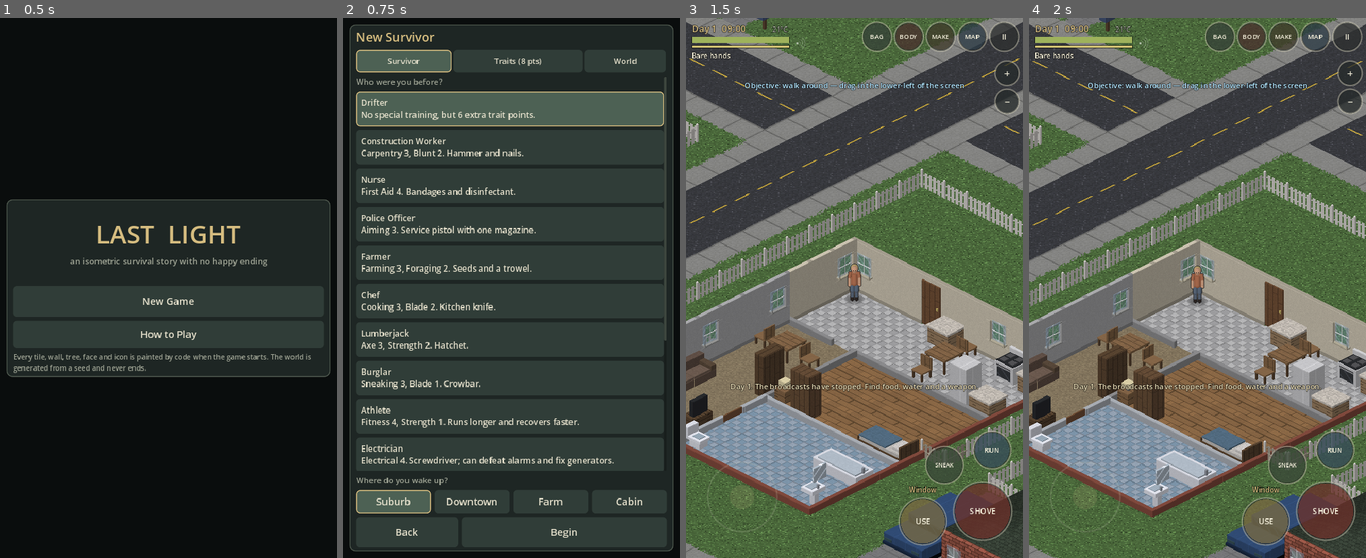
Above: before the commit, frames 1-4 (left to right).
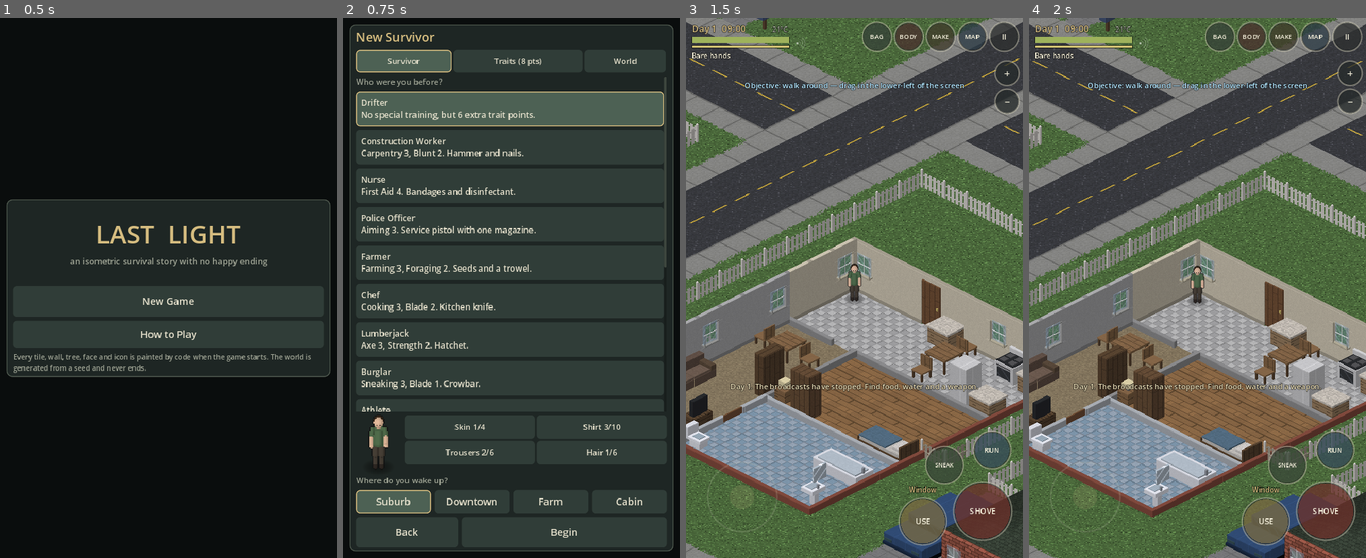
Above: after the commit, the same moments.

Repository: kalashgit/last-light-godot
Game: Godot game, scene res://main.tscn
The game is run twice, just before and just after one commit, with the same random seed, the same clock (stepped at 60 frames per second) and the same inputs.
Inputs:
- Up to frame 1 (0.5 s): no input
- Up to frame 2 (0.75 s): click "New Game" at 0.5 s
- Up to frame 3 (1.5 s): click "Begin" at 1.25 s
- Up to frame 4 (2 s): no input

Frame 1 is identical in both runs. In frame 2, 1.7% of the frame differs, in the area x 5-96%, y 46-84%; in frame 3, 0.2%; in frame 4, 0.2%.

Commit message:
Radio broadcasts, appearance editor, mechanics documentation
- A battery radio picks up an automated broadcast (weather, grid status,
  flyover warnings)
- Survivor creation: skin / shirt / trousers / hair with a live preview drawn
  from the procedural character layers
- docs/MECHANICS.md maps each reference topic to its implementation and test
- Second checkpoint report, refreshed test log and screenshots

Co-Authored-By: Claude Fable 5.2 <noreply@anthropic.com>
Claude-Session: https://claude.ai/code/session_01C8bxoNijB8ZzuhSrMZZapV

Diff:
--- a/scripts/data/traits.gd
+++ b/scripts/data/traits.gd
@@ -21,7 +21,7 @@
 	_t("iron_gut", "Iron Stomach", 1, "Bad food and bad water rarely make you ill.", {"sick_food": 0.35}, ["weak_gut"])
 	_t("light_eater", "Small Appetite", 2, "Hunger builds 25% slower.", {"hunger": 0.75}, ["big_eater"])
 	_t("camel", "Slow to Thirst", 2, "Thirst builds 25% slower.", {"thirst": 0.75}, ["thirsty"])
-	_t("wakeful", "Light Sleeper's Stamina", 2, "You tire slowly and need less sleep.", {"fatigue": 0.75}, ["sleepy"])
+	_t("wakeful", "Tireless", 2, "You tire slowly and need less sleep.", {"fatigue": 0.75}, ["sleepy"])
 	_t("brave", "Steady Nerves", 3, "Panic builds at half the rate.", {"panic": 0.5}, ["coward"])
 	_t("organized", "Organised", 2, "Carry 3 kg more.", {"cap": 3.0}, ["messy"])
 	_t("deft", "Deft Hands", 2, "Timed actions take 20% less time.", {"action": 0.8}, ["thumbs"])
--- a/scripts/main.gd
+++ b/scripts/main.gd
@@ -182,13 +182,15 @@
 	if sim.dead:
 		panels.open("death")
 
-func new_game(world_seed: int, occupation: String, opts: Dictionary, trait_list: Array = [], start_kind: String = "house") -> void:
+func new_game(world_seed: int, occupation: String, opts: Dictionary, trait_list: Array = [], start_kind: String = "house", look: Array = []) -> void:
 	SaveGame.delete(SLOT)
 	var s := Sim.new(world_seed)
 	for k in opts.keys():
 		s.settings[k] = opts[k]
 	s.world.store_loader = SaveGame.loader(SLOT)
 	s.new_game(occupation, trait_list, start_kind)
+	if look.size() == 4:
+		s.player.look = look
 	_start(s)
 	save_now()
 	_hints = [
--- a/scripts/sim/sim.gd
+++ b/scripts/sim/sim.gd
@@ -338,6 +338,31 @@
 			if guide_i >= GUIDE.size():
 				guide_i = -1
 				say("You know the basics now. Stay quiet, stay fed, stay alive.", Color(0.6, 0.9, 0.6))
+
+## what a battery radio picks up: the automated emergency loop
+func radio_report() -> void:
+	if underground():
+		say("Nothing but static down here.", Color(0.8, 0.8, 0.7))
+		return
+	var col := Color(0.75, 0.85, 0.95)
+	var wx: String = "clear skies"
+	if float(weather["rain"]) > 0.3: wx = "heavy rain"
+	elif float(weather["cloud"]) > 0.65: wx = "overcast, rain likely"
+	elif float(weather["fog"]) > 0.2: wx = "fog"
+	say("\"…automated emergency broadcast. Conditions: %s, %d degrees.\"" % [wx, int(round(float(weather["temp"])))], col)
+	if hour < power_off_h:
+		var days: float = (power_off_h - hour) / 24.0
+		if days < 3.0:
+			say("\"Grid operators report critical staffing. Expect power loss within days.\"", col)
+		else:
+			say("\"Utilities remain in service. Conserve water and fuel.\"", col)
+	else:
+		say("\"…this station is running on reserve power…\"", col)
+	if fly_active:
+		say("\"Air units are sweeping your sector now. Stay indoors.\"", Color(1.0, 0.75, 0.5))
+	elif fly_next_h - hour < 30.0 and fly_next_h - hour > 0.0:
+		say("\"Aerial survey flights are scheduled for this area within the day.\"", Color(1.0, 0.75, 0.5))
+	noise(player.pos, 5.0)
 
 func guide_text() -> String:
 	if guide_i < 0 or guide_i >= GUIDE.size():
--- a/scripts/ui/panels.gd
+++ b/scripts/ui/panels.gd
@@ -29,6 +29,7 @@
 var _ng_tab := "who"
 var _ng_traits: Array = []
 var _ng_start := 0
+var _ng_look: Array = [0, 2, 1, 0]
 var _ng_sand := {"zombies": 1, "zspeed": 1, "respawn": 1, "infection": 0, "loot": 1, "day": 1, "util": 1, "season": 0,
 	"flyover": 1, "meta": 1, "growth": 1, "dark": 1, "xp": 1, "kit": 0, "guide": 1}
 var _confirm_new := false
@@ -244,6 +245,32 @@
 				b.add_theme_stylebox_override("normal", UiKit._box(UiKit.BTN_HI, 8, UiKit.ACCENT))
 			vb.add_child(b)
 		body.add_child(UiKit.scroll(vb))
+		# appearance: a live preview painted from the same procedural layers the game uses
+		var ap := HBoxContainer.new()
+		var holder := Control.new()
+		holder.custom_minimum_size = Vector2(96, 118)
+		var pv := EntityView.new()
+		pv.look = _ng_look
+		pv.position = Vector2(48, 108)
+		pv.scale = Vector2(2.2, 2.2)
+		pv.texture_filter = CanvasItem.TEXTURE_FILTER_NEAREST
+		pv.set_frame("s_idle", 0.0, 0, -1.0, 0, 0.0)
+		holder.add_child(pv)
+		ap.add_child(holder)
+		var grid := GridContainer.new()
+		grid.columns = 2
+		grid.size_flags_horizontal = Control.SIZE_EXPAND_FILL
+		var parts: Array = [["Skin", 0, 4], ["Shirt", 1, 10], ["Trousers", 2, 6], ["Hair", 3, 6]]
+		for part in parts:
+			var slot: int = part[1]
+			var count: int = part[2]
+			var ab: Button = UiKit.button("%s %d/%d" % [part[0], int(_ng_look[slot]) + 1, count], func():
+				_ng_look[slot] = (int(_ng_look[slot]) + 1) % count
+				rebuild(), 50)
+			ab.add_theme_font_size_override("font_size", 17)
+			grid.add_child(ab)
+		ap.add_child(grid)
+		body.add_child(ap)
 		_choice("Where do you wake up?", ["Suburb", "Downtown", "Farm", "Cabin"], _ng_start, func(i):
 			_ng_start = i
 			rebuild())
@@ -332,7 +359,7 @@
 			"util": int(S2["util"]), "season": int(S2["season"]), "flyover": int(S2["flyover"]), "meta": int(S2["meta"]) == 1,
 			"growth": [0.0, 1.0, 3.0][int(S2["growth"])], "dark": [0.6, 1.0, 1.35][int(S2["dark"])], "xp": [0.5, 1.0, 2.0][int(S2["xp"])],
 			"kit": int(S2["kit"]) == 1, "guide": int(S2["guide"]) == 1,
-		}, _ng_traits.duplicate(), ["house", "downtown", "farm", "cabin"][_ng_start]), 64)
+		}, _ng_traits.duplicate(), ["house", "downtown", "farm", "cabin"][_ng_start], _ng_look.duplicate()), 64)
 	go.size_flags_stretch_ratio = 2.0
 	hb2.add_child(go)
 	body.add_child(hb2)
@@ -508,6 +535,10 @@
 		opts.append(["Turn off" if p.light_on else "Turn on", func():
 			main.hud.toggle_light()
 			rebuild()])
+	if d.has("radio"):
+		opts.append(["Listen to the emergency band", func():
+			close()
+			sim.radio_report()])
 	if d.has("noise_maker"):
 		opts.append(["Set off and drop (lures the infected)", func():
 			var one: Dictionary = Inv.split(p.inv, it, 1)
--- a/tests/godot/test_mechanics.gd
+++ b/tests/godot/test_mechanics.gd
@@ -306,6 +306,9 @@
 	ok(s3.log.size() > logn, "distant events are reported: \"%s\"" % s3.log[s3.log.size() - 1][0])
 	ok(Sim.compass(Vector2.ZERO, Vector2(-1, -1)) == "north" and Sim.compass(Vector2.ZERO, Vector2(1, -1)) == "east", "compass directions match the screen")
 
+	var ln: int = s3.log.size()
+	s3.radio_report()
+	ok(s3.log.size() >= ln + 2, "a radio picks up the emergency broadcast: %s" % s3.log[s3.log.size() - 1][0])
 	print("== sandbox")
 	var s4 := Sim.new(888)
 	s4.settings["util"] = 3
Binary file added: docs/checkpoints/screenshots/13_cellar.jpg
Binary file added: docs/checkpoints/screenshots/14_flyover_and_exercise.jpg
Binary file added: docs/checkpoints/screenshots/15_overgrown_week_ten.jpg
Binary file added: docs/checkpoints/screenshots/16_portrait_new_survivor.jpg
Binary file added: docs/checkpoints/screenshots/17_portrait_traits.jpg
Binary file added: docs/checkpoints/screenshots/18_portrait_sandbox.jpg
Binary file added: docs/checkpoints/screenshots/19_portrait_body.jpg
Binary file added: docs/checkpoints/screenshots/20_cellar_hatch.jpg
Not shown, added: docs/checkpoints/test_log_2026-11-12b.txt
Not shown, changed: docs/ARCHITECTURE.md
Not shown, added: docs/MECHANICS.md
Not shown, added: docs/checkpoints/CHECKPOINT_2026-11-12b_MECHANICS.md
